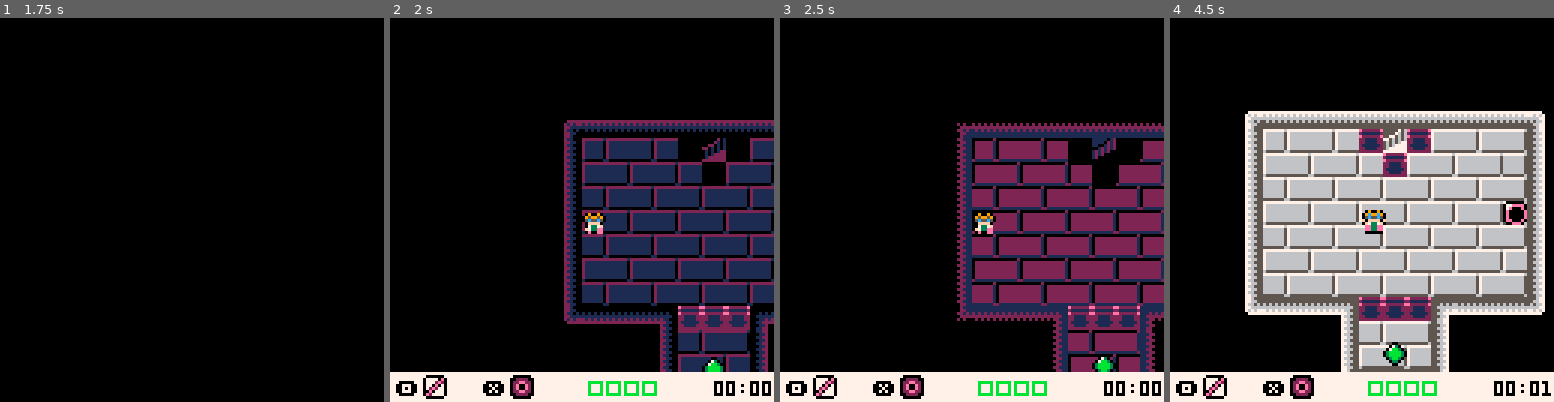
Above: before the commit, frames 1-4 (left to right).
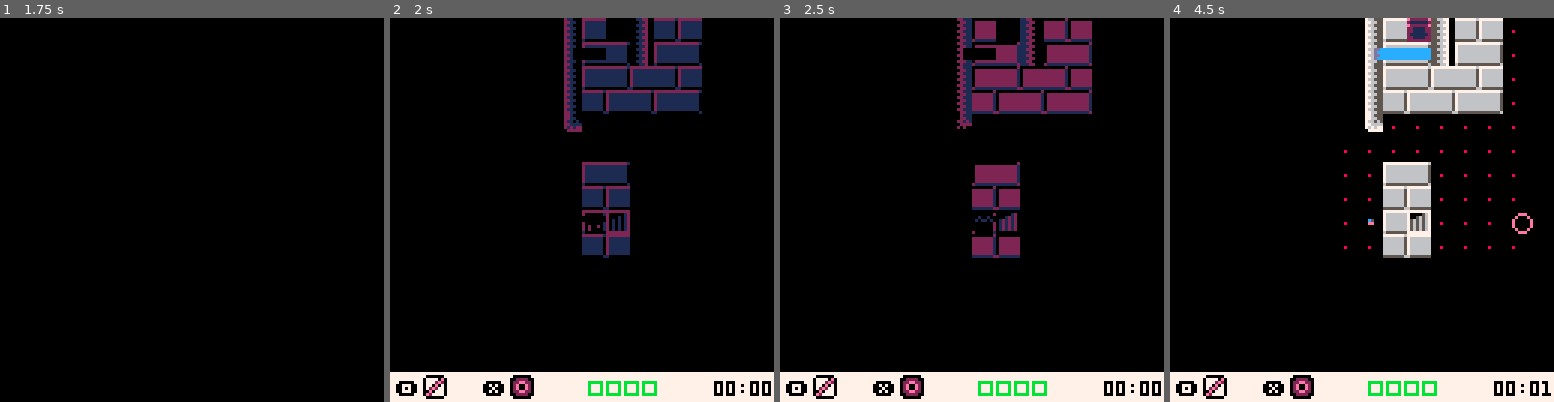
Above: after the commit, the same moments.

Repository: kitasuna/pico8-ttuor
Game: PICO-8 cartridge main.p8
Same seed, same stepped clock (60 frames per second), same inputs: the game is played once before the commit and once after it.
Inputs:
- Up to frame 1 (1.75 s): tap X (X key) at 0.33, 1.07 s; tap O (Z key) at 0.7, 1.7 s; hold Right from 1.6 s (still down)
- Up to frame 2 (2 s): keep holding Right; tap X (X key) at 1.85 s
- Up to frame 3 (2.5 s): release Right at 2.1 s; tap O (Z key) at 2.1 s; hold Up 2.15-2.42 s; hold Right from 2.47 s (still down)
- Up to frame 4 (4.5 s): tap O (Z key) every 0.4 s from 2.5 to 4.1 s; tap X (X key) at 2.97, 4.08 s; release Right at 3.03 s; hold Left 3.08-3.58 s; hold Down 3.63-3.97 s; hold Right from 4.02 s (still down)

Frame 1 is identical in both runs. In frame 2, 29% of the frame differs, in the area x 45-100%, y 0-93%; in frame 3, 30%; in frame 4, 53%, in the area x 19-98%, y 0-93%.

Commit message:
Checkpoint, better sliding, messing with gap collision

Diff:
--- a/level.lua
+++ b/level.lua
@@ -18,20 +18,20 @@
     },
   ]]
   return {
-    --[[
+
     {
       label="00",
-      start_tile_x = 29,
-      start_tile_y = 16,
+      start_tile_x = 27,
+      start_tile_y = 17,
       player_pos_x = 2,
-      player_pos_y = 1,
-      map_tile_width = 9,
-      map_tile_height = 6,
-      ents = {
-        ent_at(ENT_BEAM, 1, 3),
-      }
+      player_pos_y = 9,
+      map_tile_width = 8,
+      map_tile_height = 12,
+      boxes = "0301",
+      beams = "0202",
+      ents = {}
     },
-    ]]
+
     {
       label="01",
       start_tile_x = 0,
--- a/main.p8
+++ b/main.p8
@@ -343,6 +343,39 @@
   end
 
   return false
+end
+
+function fancy_collides(s0, s1)
+  local s0_pos_x = shift_pos(s0.pos_x, s0.size_x)
+  local s0_pos_y = shift_pos(s0.pos_y, s0.size_y)
+  local s1_pos_x = shift_pos(s1.pos_x, s1.size_x)
+  local s1_pos_y = shift_pos(s1.pos_y, s1.size_y)
+
+  if (
+    s0_pos_x < (s1_pos_x + s1.size_x)
+    and (s0_pos_x + s0.size_x) > s1_pos_x
+    -- and (s0.pos_y + s0.size_y + (0)) > s1.pos_y
+    and (s0_pos_y + s0.size_y) > s1_pos_y
+    and s0_pos_y < (s1_pos_y + s1.size_y)
+    ) then
+    -- Calc degree of BB overlap
+    local x_left = max(s0_pos_x, s1_pos_x)
+    local x_right = min(s0_pos_x + s0.size_x, s1_pos_x + s1.size_x)
+    local y_top = max(s0_pos_y, s1_pos_y)
+    local y_bottom = min(s0_pos_y + s0.size_y, s1_pos_y + s1.size_y)
+
+    if x_right < x_left or y_bottom < y_top then
+      return true, 0
+    end
+
+    local iarea = (x_right - x_left) * (y_bottom - y_top)
+    local bb1_area = s0.size_x * s0.size_y
+    local bb2_area = s1.size_x * s1.size_y
+    local iou = iarea / (bb1_area + bb2_area - iarea)
+    return true, iou
+  end
+
+  return false, 0
 end
 
 function shift_pos(pos, size)
@@ -464,7 +497,7 @@
 00000000666666660000000000000000000000000000000076666666666666650000000000000000000000000000000000000000000000000000000000000000
 00000000666666660000000000000000000000000000000076666666666666650000000000000000000000000000000000000000000000000000000000000000
 00000000666666660000000000000000000000000000000076666666666666650000000000000000000000000000000000000000000000000000000000000000
-00000000666666660000000000000000000000000000000076666666666666650000000000000000000000000000000000000000000000000000000000000000
+00080000666666660000000000000000000000000000000076666666666666650000000000000000000000000000000000000000000000000000000000000000
 00000000666666660000000000000000000000000000000076666666666666650000000000000000000000000000000000000000000000000000000000000000
 00000000666666660000000000000000000000000000000076666666666666650000000000000000000000000000000000000000000000000000000000000000
 00000000666666660000000000000000000000000000000065555555555555560000000000000000000000000000000000000000000000000000000000000000
@@ -541,7 +574,7 @@
 000000000000000000000000000000000000000000e22221000000000e222222210000e2222222222210e22221000ee2222222222110000e2222100000000000
 0000000000000000000000000000000000000000000e22100000000000e222211000000ee22222222100e2222100000e2222222210000000e221000000000000
 __gff__
-0001010101010101010101010101010101010101010101010101010004000000000000000000000000000010001010000000420242000004000000000000000002000000000000000000000000000000020202020200000000000000000000002002040000000202000000000000000002020202020202020000000000000000
+0001010101010101010101010101010101010101010101010101010004000000000000000000000000000010001010000000428242000004000000000000000002000000000000000000000000000000020202020200000000000000000000002002040000000202000000000000000002020202020202020000000000000000
 0000000000000000000000000000000000000000000000000000000000000000000000000000000000000000000000000000000000000000000000000000000000000000000000000000000000000000000000000000000000000000000000000000000000000000000000000000000000000000000000000000000000000000
 __map__
 6245434343434343434343434346624543434343460000000000000000000000000000000000000000606045434343000000000000000000000000454343434343460000000000000000000000000000000000000000000000000000000000000000000000000000000000000000000000000000000000000000000000000000
@@ -559,19 +592,19 @@
 0000000062626262626262000000000000604174747442600000000041747474747474744200000000000000000000000000000000000000000000417474746060607474420000000000000000000000000000000000000000000000000000000000000000000000000000000000000000000000000000000000000000000000
 0000000000000000000000000000000045434c74747449434600000048444444444444444700000000000000000000000000000000000000000000484444446060604444470000000000000000000000000000000000000000000000000000000000000000000000000000000000000000000000000000000000000000000000
 0000000000000000000000000000000041747474747474744260000000000000000000000000000000000000000000000000000000000000000000000000000000000000000000000000000000000000000000000000000000000000000000000000000000000000000000000000000000000000000000000000000000000000
-0000000000000000000000000000000041747474747474744260000000000000000000000000000000000000000000000000000000000000000000000000000000000000000000000000000000000000000000000000000000000000000000000000000000000000000000000000000000000000000000000000000000000000
+0000000000000000000000000000000041747474747474744260000000006060600000000000000000000000000000000000000000000000000000000000000000000000000000000000000000000000000000000000000000000000000000000000000000000000000000000000000000000000000000000000000000000000
 0000000000000000000000000000006041747474747474744260000000606060606060606060000000000000000000000000000000000000000000000000000000000000000000000000000000000000000000000000000000000000000000000000000000000000000000000000000000000000000000000000000000000000
-0000000000000000000000000000006041747474747474744260000000417474747474747442000000000000000000000000000000000000000000000000000000000000000000000000000000000000000000000000000000000000000000000000000000000000000000000000000000000000000000000000000000000000
-0000000000000000000000000000006030747474747474744260000000417474747474747442000000000000000000000000000000000000000000000000000000000000000000000000000000000000000000000000000000000000000000000000000000000000000000000000000000000000000000000000000000000000
-6060606060606060606060606060606041747474747474744260000000417474747474747442000000000000000000000000000000000000000000000000000000000000000000000000000000000000000000000000000000000000000000000000000000000000000000000000000000000000000000000000000000000000
-6060606060606060606060606060600041747474747474744200000000417474747474747442000000000000000000000000000000000000000000000000000000000000000000000000000000000000000000000000000000000000000000000000000000000000000000000000000000000000000000000000000000000000
-6060606060606060606060606060600030747474747474744200000000606060606060606060000000000000000000000000000000000000000000000000000000000000000000000000000000000000000000000000000000000000000000000000000000000000000000000000000000000000000000000000000000000000
-6060606060606060606060606060600041747474747474744200000000000000000000000000000000000000000000000000000000000000000000000000000000000000000000000000000000000000000000000000000000000000000000000000000000000000000000000000000000000000000000000000000000000000
-6060606060606060606060606060600041747474747474744200000000000000000000000000000000000000000000000000000000000000000000000000000000000000000000000000000000000000000000000000000000000000000000000000000000000000000000000000000000000000000000000000000000000000
-6060606060606060606060606060600030747474747474744200000000000000000000000000000000000000000000000000000000000000000000000000000000000000000000000000000000000000000000000000000000000000000000000000000000000000000000000000000000000000000000000000000000000000
-6060606060606060606060606060600041747474747474744200000000000000000000000000000000000000000000000000000000000000000000000000000000000000000000000000000000000000000000000000000000000000000000000000000000000000000000000000000000000000000000000000000000000000
-6060606060606060606060606060600041743274747474744200000000000000000000000000000000000000000000000000000000000000000000000000000000000000000000000000000000000000000000000000000000000000000000000000000000000000000000000000000000000000000000000000000000000000
-6060606060606060606060606060600048444444444444444700000000000000000000000000000000000000000000000000000000000000000000000000000000000000000000000000000000000000000000000000000000000000000000000000000000000000000000000000000000000000000000000000000000000000
+0000000000000000000000000000006041747474747474744260000000606060606060606060000000000000000000000000000000000000000000000000000000000000000000000000000000000000000000000000000000000000000000000000000000000000000000000000000000000000000000000000000000000000
+0000000000000000000000000000006030747474747474744260000041666742676660606060000000000000000000000000000000000000000000000000000000000000000000000000000000000000000000000000000000000000000000000000000000000000000000000000000000000000000000000000000000000000
+6060606060606060606060606060606041747474747474744260000030666742777660606060600000000000000000000000000000000000000000000000000000000000000000000000000000000000000000000000000000000000000000000000000000000000000000000000000000000000000000000000000000000000
+6060606060606060606060606060600041747474747474744200000041666766676660606060600000000000000000000000000000000000000000000000000000000000000000000000000000000000000000000000000000000000000000000000000000000000000000000000000000000000000000000000000000000000
+6060606060606060606060606060600030747474747474744200000041767776777660606060600000000000000000000000000000000000000000000000000000000000000000000000000000000000000000000000000000000000000000000000000000000000000000000000000000000000000000000000000000000000
+6060606060606060606060606060600041747474747474744200000048606060606060000000000000000000000000000000000000000000000000000000000000000000000000000000000000000000000000000000000000000000000000000000000000000000000000000000000000000000000000000000000000000000
+6060606060606060606060606060600041747474747474744200006060606060606060000000000000000000000000000000000000000000000000000000000000000000000000000000000000000000000000000000000000000000000000000000000000000000000000000000000000000000000000000000000000000000
+6060606060606060606060606060600030747474747474744200006060666760606060000000000000000000000000000000000000000000000000000000000000000000000000000000000000000000000000000000000000000000000000000000000000000000000000000000000000000000000000000000000000000000
+6060606060606060606060606060600041747474747474744200006060767760606060000000000000000000000000000000000000000000000000000000000000000000000000000000000000000000000000000000000000000000000000000000000000000000000000000000000000000000000000000000000000000000
+6060606060606060606060606060600041743274747474744200006060663360606060000000000000000000000000000000000000000000000000000000000000000000000000000000000000000000000000000000000000000000000000000000000000000000000000000000000000000000000000000000000000000000
+6060606060606060606060606060600048444444444444444700006060767760606060000000000000000000000000000000000000000000000000000000000000000000000000000000000000000000000000000000000000000000000000000000000000000000000000000000000000000000000000000000000000000000
 0000000060606060606000006060000000000000000000000000000000000000000000000000000000000000000000000000000000000000000000000000000000000000000000000000000000000000000000000000000000000000000000000000000000000000000000000000000000000000000000000000000000000000
 0000000000606060606000000000000000000000000000000000000000000000000000000000000000000000000000000000000000000000000000000000000000000000000000000000000000000000000000000000000000000000000000000000000000000000000000000000000000000000000000000000000000000000
 0000000000606060606000000000000000000000000000000000000000000000000000000000000000000000000000000000000000000000000000000000000000000000000000000000000000000000000000000000000000000000000000000000000000000000000000000000000000000000000000000000000000000000
--- a/player.lua
+++ b/player.lua
@@ -5,6 +5,9 @@
 player_facing = DIRECTION_DOWN
 player_vel_x = 0
 player_vel_y = 0
+player_slide_vel_x = 0
+player_slide_vel_y = 0
+slide_counter = 0
 
 function new_player(sprite_num, pos_x, pos_y)
   local player = new_sprite(
@@ -167,14 +170,14 @@
 
     -- If they're sliding, they can tweak the direction of the slide
     if player_state == PLAYER_STATE_SLIDING then
-      if is_pressed_u(mask) then
-        player.slide_vel_y -= 0.03
-      elseif is_pressed_d(mask) then
-        player.slide_vel_y += 0.03
-      elseif is_pressed_l(mask) then
-        player.slide_vel_x -= 0.03
-      elseif is_pressed_r(mask) then
-        player.slide_vel_x += 0.03
+      if is_pressed_u(mask) and player_slide_vel_y > -0.5 then
+        player_slide_vel_y -= 0.03
+      elseif is_pressed_d(mask) and player_slide_vel_y < 0.5 then
+        player_slide_vel_y += 0.03
+      elseif is_pressed_l(mask) and player_slide_vel_x > -0.5 then
+        player_slide_vel_x -= 0.03
+      elseif is_pressed_r(mask) and player_slide_vel_x < 0.5 then
+        player_slide_vel_x += 0.03
       end
       return
     end
@@ -385,13 +388,13 @@
 
     player.gbeam.update()
 
-    local approx_vel_x = player_vel_x + player.slide_vel_x
+    local approx_vel_x = player_vel_x + player_slide_vel_x
     if approx_vel_x < 0 then
       approx_vel_x = flr(approx_vel_x)
     elseif approx_vel_x > 0 then
       approx_vel_x = ceil(approx_vel_x)
     end
-    local approx_vel_y = player_vel_y + player.slide_vel_y
+    local approx_vel_y = player_vel_y + player_slide_vel_y
     if approx_vel_y < 0 then
       approx_vel_y = flr(approx_vel_y)
     elseif approx_vel_y > 0 then
@@ -428,15 +431,24 @@
     end
 
     -- if centered over a gap, and not floating, fall!
-    if fget(mget(curr_map_x, curr_map_y), FLAG_GAP) and player_state != PLAYER_STATE_FLOATING and player_state != PLAYER_STATE_DEAD_FALLING then
-      player.pos_x = (curr_map_x - level.start_tile_x) * 8
-      player.pos_y = (curr_map_y - level.start_tile_y) * 8
-      player_state = PLAYER_STATE_DEAD_FALLING
-      player_frame_step = 0
-      player_frame_offset = 0
-      xsfx_slide()
-      sfx_falling()
-      return
+    if fget(mget(curr_map_x, curr_map_y), FLAG_GAP) and player_state != PLAYER_STATE_FLOATING then
+      local box_x = (center_x \ 8) * 8
+      local box_y = (center_y \ 8) * 8
+      local gap = new_sprite(99, box_x, box_y, 8, 8)
+        printh("box_x/y: "..box_x..","..box_y)
+      local result, per = fancy_collides(player, gap)
+        printh("per: "..per)
+      if per > 0.4 then
+        printh("Definite fall")
+        player.pos_x = (curr_map_x - level.start_tile_x) * 8
+        player.pos_y = (curr_map_y - level.start_tile_y) * 8
+        player_state = PLAYER_STATE_DEAD_FALLING
+        player_frame_step = 0
+        player_frame_offset = 0
+        xsfx_slide()
+        sfx_falling()
+        return
+      end
     end
 
     if fget(mget(next_map_x, curr_map_y)) & player.can_travel == 0 then
@@ -461,8 +473,8 @@
     -- Make a hypothetical player sprite at the next location after update and check for collision
     local player_at_next = new_sprite(
       0, -- sprite num, doesn't matter
-      player.pos_x + player_vel_x + player.slide_vel_x,
-      player.pos_y + player_vel_y + player.slide_vel_y,
+      player.pos_x + player_vel_x + player_slide_vel_x,
+      player.pos_y + player_vel_y + player_slide_vel_y,
       player.size_x - 1, -- cheat with smaller player size for ents
       player.size_y - 1
     )
@@ -477,39 +489,40 @@
 
     -- the slide, deceleration and stopping
     if player_state == PLAYER_STATE_SLIDING then
-      if player_vel_x > 0 then
-        player_vel_x -= slide_step_down
-      elseif player_vel_x < 0 then
-        player_vel_x += slide_step_down
-      end
-
-      if player_vel_y > 0 then
-        player_vel_y -= slide_step_down
-      elseif player_vel_y < 0 then
-        player_vel_y += slide_step_down
-      end
-
-      if (player_vel_x <= slide_step_down and player_vel_x >= -slide_step_down) or can_move_x == false then
+      global_slide_counter += 1
+      if global_slide_counter == 20 then
+        player_vel_x *= 0.5
+        player_vel_y *= 0.5
+      end
+
+      if can_move_x == false then
         player_vel_x = 0
       end
-      if (player_vel_y <= slide_step_down and player_vel_y >= -slide_step_down) or can_move_y == false then
+      if can_move_y == false then
         player_vel_y = 0
       end
 
-      if player_vel_x == 0 and player_vel_y == 0 and player_state == PLAYER_STATE_SLIDING then
+      if global_slide_counter > 30 or (player_vel_x == 0 and player_vel_y == 0 and player_state == PLAYER_STATE_SLIDING) then
         player_state = PLAYER_STATE_GROUNDED
-        player.slide_vel_x = 0
-        player.slide_vel_y = 0
+        player_slide_vel_x = 0
+        player_slide_vel_y = 0
         xsfx_slide()
-      end
-    end
-
+        printh("Slid for: "..global_slide_counter)
+        global_slide_counter = 0
+      end
+    end
+
+    if player_state == PLAYER_STATE_SLIDING then
+
+      printh("dx: "..player_vel_x + player_slide_vel_x)
+      printh("dy: "..player_vel_y + player_slide_vel_y)
+    end
     if can_move_x == true then
-      player.pos_x += player_vel_x + player.slide_vel_x
+      player.pos_x += player_vel_x + player_slide_vel_x
     end
 
     if can_move_y == true then
-      player.pos_y += player_vel_y + player.slide_vel_y
+      player.pos_y += player_vel_y + player_slide_vel_y
     end
 
   end
@@ -615,8 +628,7 @@
         tmp_sprite = new_sprite(0, iter_pos_x, iter_pos_y - 2, 3, 3)
       end
       for k, ent in pairs(ent_man.ents) do
-        if ent.type != ENT_BEAM then
-          if collides(tmp_sprite, ent) then
+        if ent.type != ENT_BEAM and collides(tmp_sprite, ent) then
             tmp.tail_pos_x = iter_pos_x
             tmp.tail_pos_y = iter_pos_y
             collision_found = true
@@ -626,7 +638,6 @@
             tmp.particles = flsrc(tmp.tail_pos_x, tmp.tail_pos_y, 0, {2, 13, 14})
             tmp.particles.direction = direction
             break
-          end
         end
       end
     end
@@ -699,6 +710,10 @@
     player_state = PLAYER_STATE_SLIDING
     player.can_travel = (1 << FLAG_FLOOR) | (1 << FLAG_GAP)
     sfx_slide()
+    global_slide_counter = 0
+    player_vel_x *= 0.7
+    player_vel_y *= 0.7
+    printh("dxdy: "..player_vel_x..","..player_vel_y)
 end
 
 function get_center(sprite)
@@ -778,5 +793,5 @@
 
 function stop_player(player)
   player_vel_x, player_vel_y = 0,0
-  player.slide_vel_x, player.slide_vel_y = 0,0
-end
+  player_slide_vel_x, player_slide_vel_y = 0,0
+end
